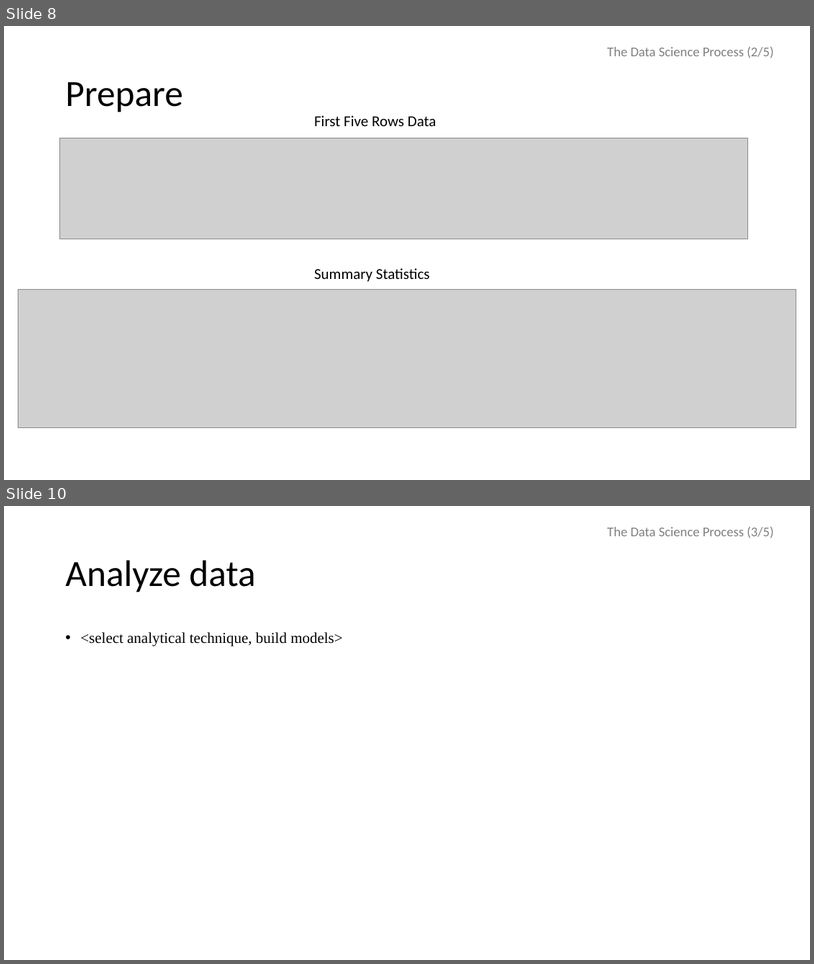
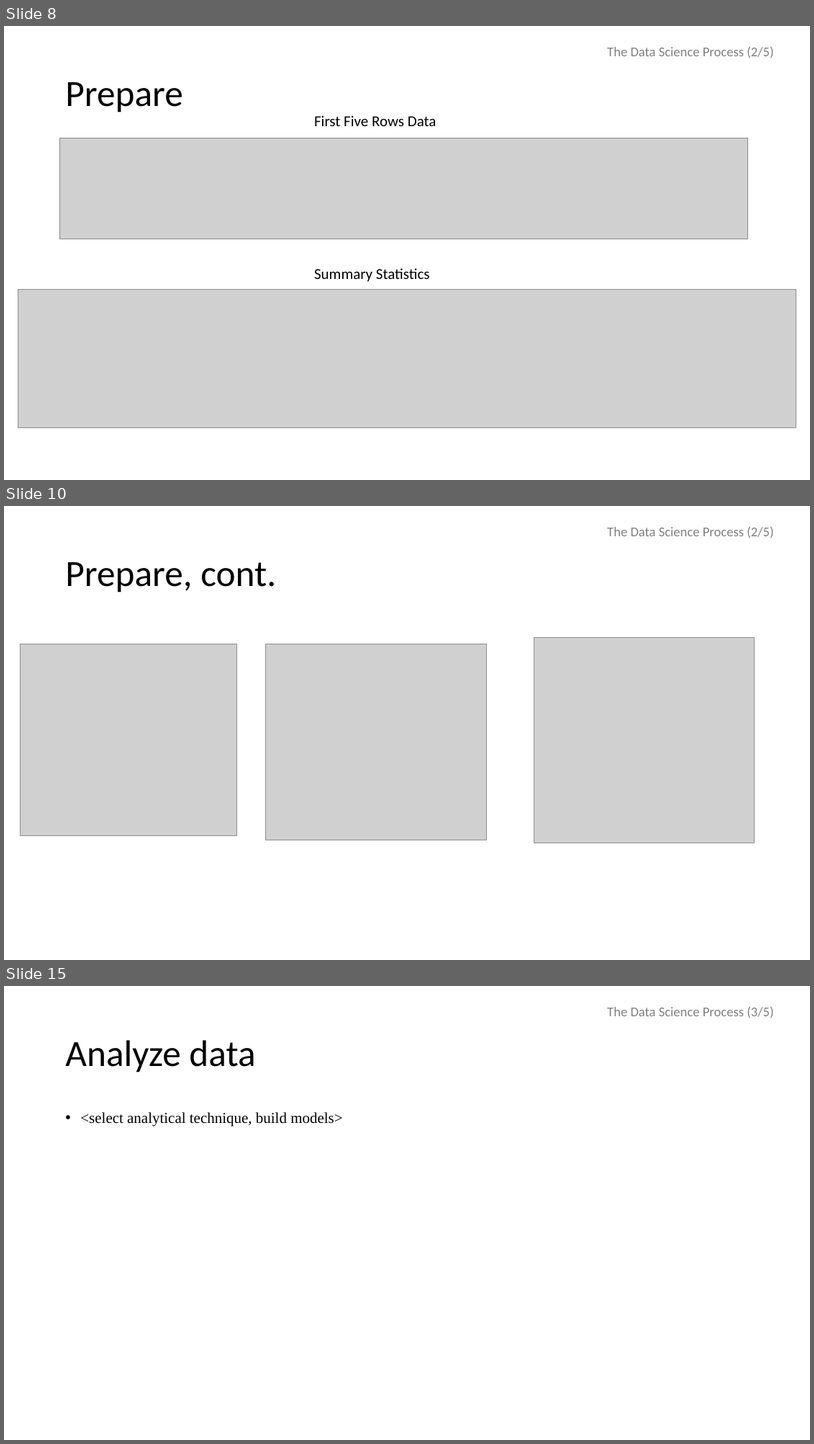
Before and after one commit to kurtgrothe/ANA500, a slide deck: Grothe_ANA500_Micro-Project.pptx. Shown one above the other, each under a label of ours: slides 8 and 10 before the commit, slides 8, 10 and 15 after it; the slides between them are not shown. The pictures are 814x964 and 814x1444 pixels, drawn with LibreOffice and Linux fonts; fonts in the diff are those of the drawing; grey boxes stand for pictures. Boxes give left, top, right and bottom in pixels: in the first picture for what was removed or moved away, otherwise in the second. Text is boxed around its words. In the diff, an @@ line names an element or a change of style, - is before the commit and + after.

```diff
--- a/Grothe_ANA500_Micro-Project.pptx
+++ b/Grothe_ANA500_Micro-Project.pptx
@@ slide 10 added at box(4, 506, 810, 960), background #FFFFFF @@
@@ text added at box(607, 526, 774, 538), 16 pt, text #808080 @@
+The Data Science Process (2/5)
@@ title added at box(65, 562, 276, 592), 44 pt, text #000000 @@
+Prepare, cont.
@@ picture added at box(21, 644, 237, 835) @@
@@ picture added at box(266, 644, 486, 840) @@
@@ picture added at box(534, 637, 755, 842) @@
@@ what was slide 10 is now slide 15 @@
```
Also in this commit, not shown: 5 slides changed, 4 other slides added, 1 other file.
